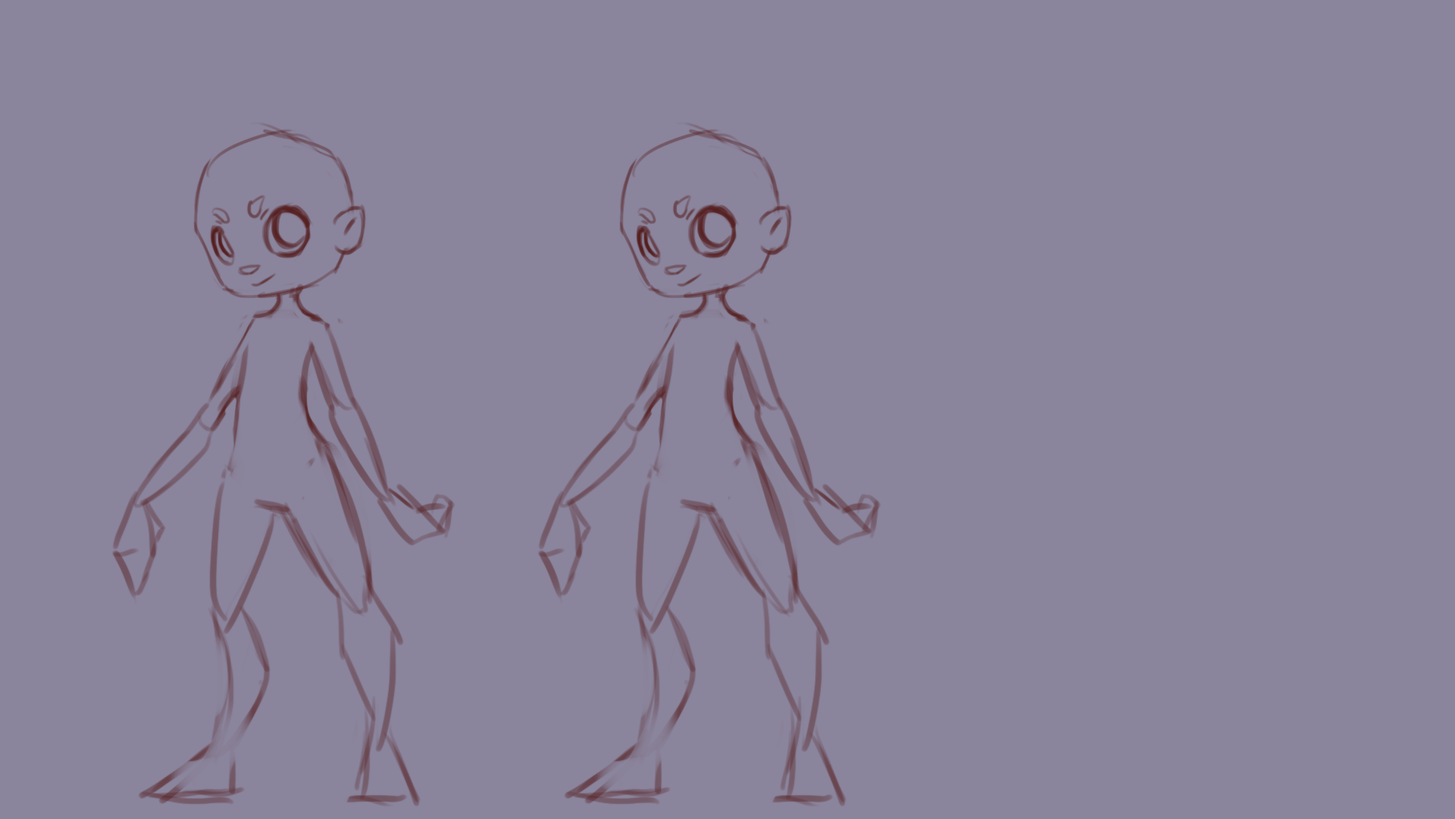
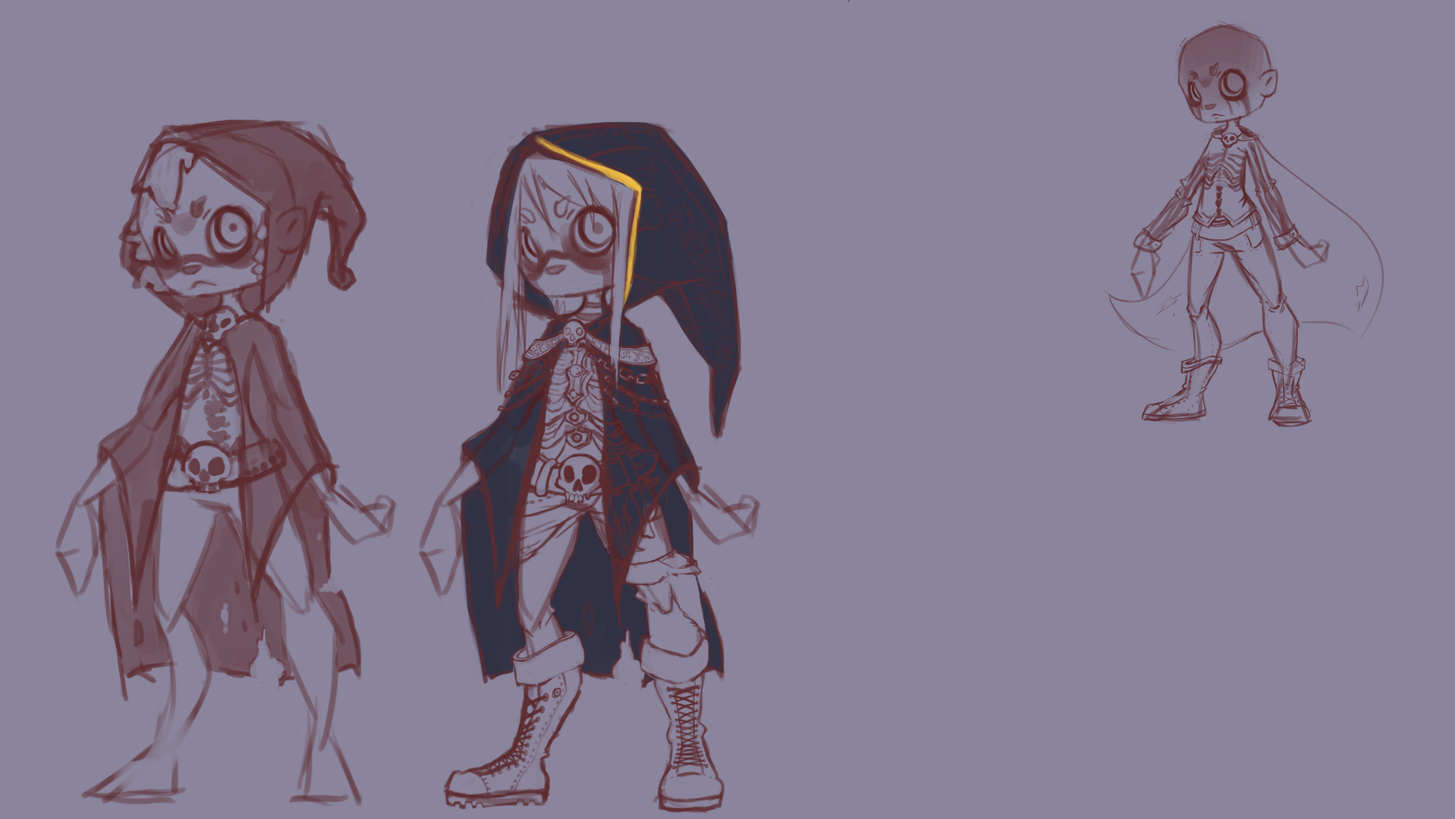
Before/after of a 1455x819 layered artwork. What changed in the layer stack:
removed layer "Calque 1" over <box>110,122,882,807</box>
added group "01" with 3 layers above "Groupe 1" over <box>845,0,1385,429</box>
added layer "Calque 3" in group "01" over <box>1184,73,1262,121</box>
added layer "Calque 4" in group "01" over <box>1102,20,1385,429</box>
added layer "Calque 2" in group "01" over <box>845,0,1279,118</box>
added group "Groupe 1" with 9 layers above "lacet copie" over <box>53,19,1332,815</box>
added layer "lacet copie" above "Calque 7" over <box>53,19,1332,815</box>
added layer "Calque 7" above "couleur" over <box>532,133,645,317</box>
added layer "couleur" above "Arrière-plan" over <box>445,118,743,693</box>
